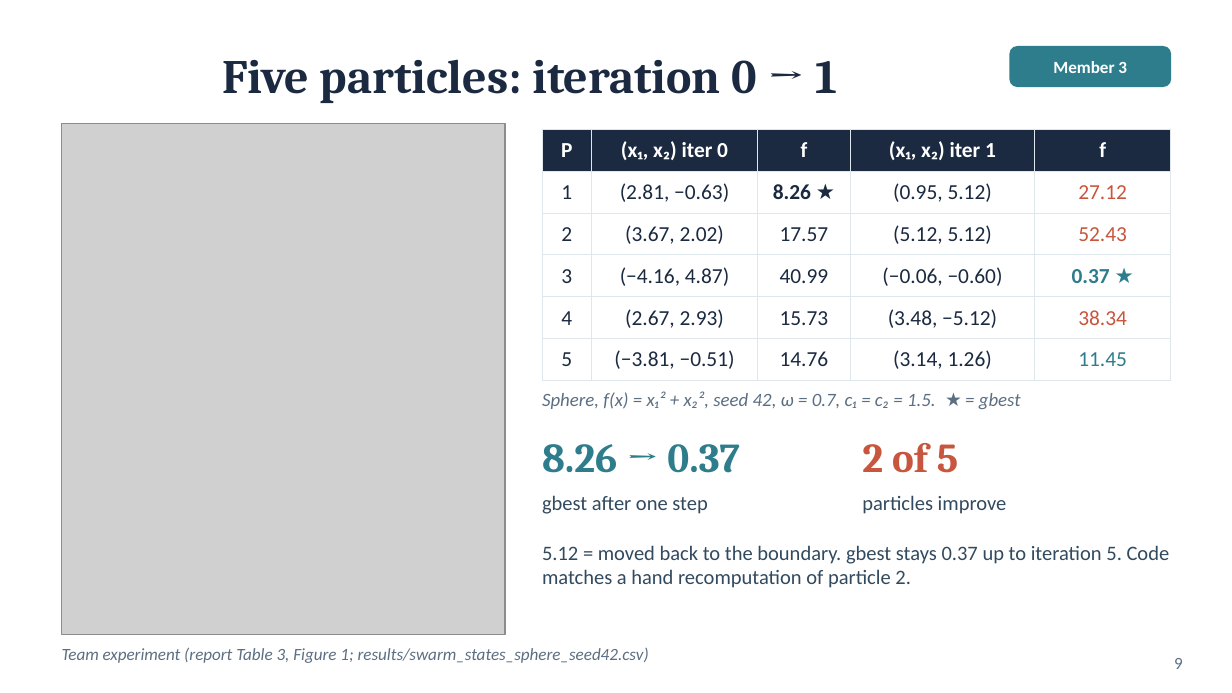
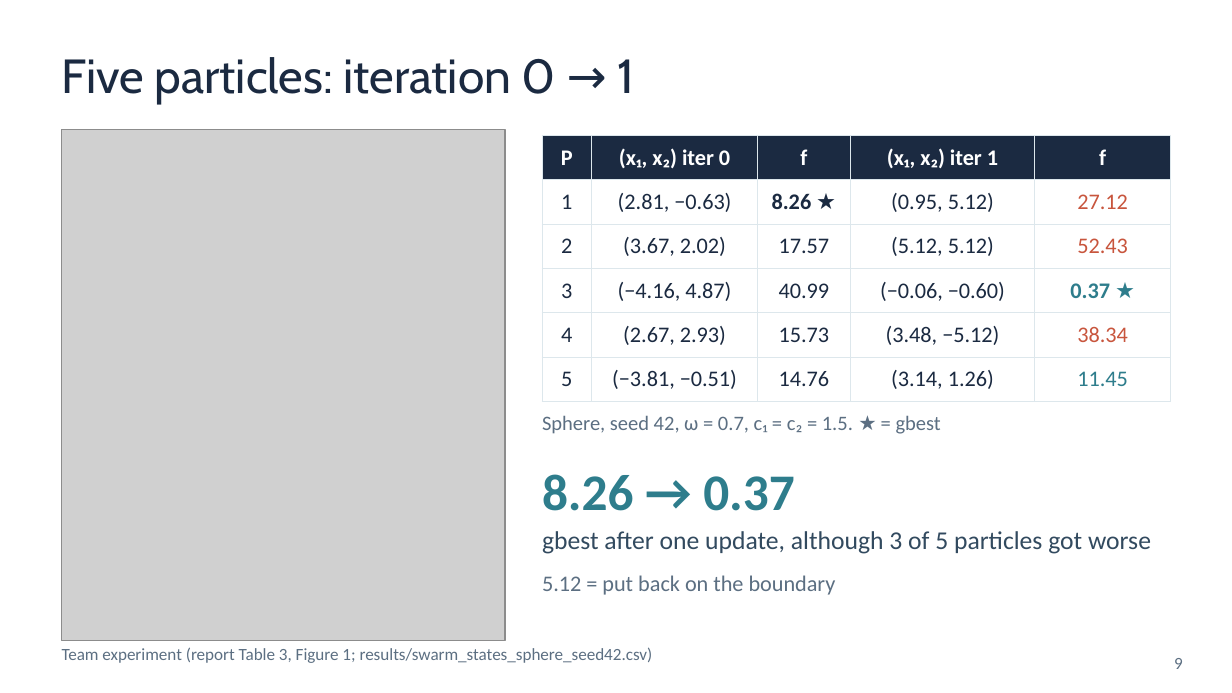
Before and after one commit to huynhhuuphucminh/Seminar-AI, a slide deck: slide 9 of slides/Slide_Seminar_PSO.pptx. Drawn at 1232x693 pixels with LibreOffice and Linux fonts; fonts in the diff are those of the drawing; grey boxes stand for pictures. Boxes give left, top, right and bottom in pixels: in the first picture for what was removed or moved away, otherwise in the second. Text is boxed around its words. In the diff, an @@ line names an element or a change of style, - is before the commit and + after.

```diff
--- a/slides/Slide_Seminar_PSO.pptx
+++ b/slides/Slide_Seminar_PSO.pptx
@@ text "Five particles: iteration 0 → ..." at (62, 57, 635, 104): font Cambria to Cabin, bold off; alignment centre to left @@
@@ rounded rectangle removed at (1010, 47, 1170, 86) @@
@@ text removed at (1053, 61, 1127, 73) @@
-Member 3
@@ picture: place and size @@
-picture at (62, 123, 505, 634)
+picture at (62, 129, 505, 641)
@@ table at (542, 136, 1170, 393) @@
@@ size 12.5 to 13 pt @@
@@ table: place and size @@
-table at (542, 129, 1170, 373)
+table at (542, 136, 1170, 393)
@@ text at (542, 415, 941, 434): text changed; size 11 to 12 pt; italic off @@
-Sphere, f(x) = x₁² + x₂², seed 42, ω = 0.7, c₁ = c₂ = 1.5. ★ = gbest
+Sphere, seed 42, ω = 0.7, c₁ = c₂ = 1.5. ★ = gbest
@@ text removed at (862, 443, 958, 473) @@
-2 of 5
@@ text "8.26 → 0.37": place and size @@
-text "8.26 → 0.37" at (542, 444, 740, 473)
+text "8.26 → 0.37" at (542, 474, 795, 511)
@@ text "8.26 → 0.37" at (542, 474, 795, 511): size 24 to 30 pt, font Cambria to Calibri; vertical alignment top to middle @@
@@ text removed at (542, 495, 707, 514) @@
-gbest after one step
@@ text removed at (862, 495, 1007, 514) @@
-particles improve
@@ text added at (542, 531, 1151, 554), 15 pt, text #324A5F @@
+gbest after one update, although 3 of 5 particles got worse
@@ text at (542, 575, 836, 595): text changed; size 12 to 13 pt; text colour #324A5F to #5C6F82 @@
-5.12 = moved back to the boundary. gbest stays 0.37 up to iteration 5. Code matches a hand recomputation of particle 2.
+5.12 = put back on the boundary
@@ text "Team experiment (report Table 3, ..." at (62, 647, 653, 663): italic off @@
```
Also in this commit, not shown: 18 other slides changed, 2 other files.
